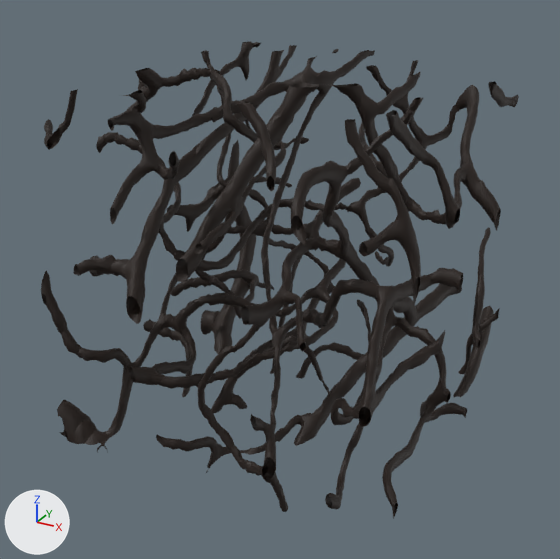
An edit to the glTF model docs/data/mesh/ground_segmentation.glb, drawn before and after from the same camera.
The view is the same before and after, from a 50 mm camera at (71.7, -115.0, 65.0) aimed at (14.4, -10.9, 13.0). Arrows for +X, +Y and +Z are at lower left; the lights stay in place. Where no turn or scale is listed for an object, it has been applied to the vertices.

Objects in the first picture: 'Volume', 'Volume.001'.
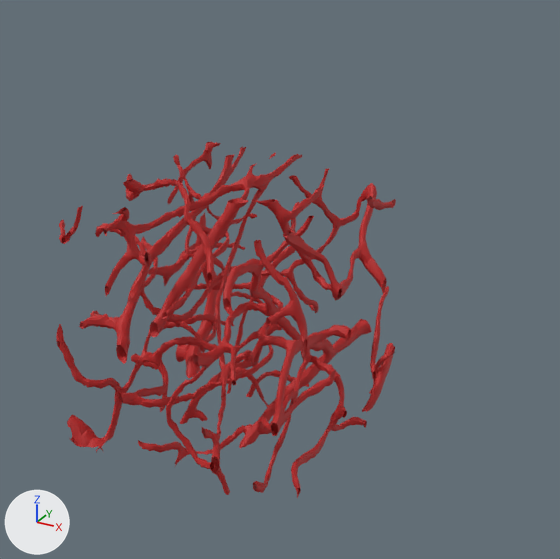
Pixel boxes (x1, y1, x2, y2) of what changed, in the pictures (560 x 559 px):
'Volume', recoloured, moved: before (41, 41, 519, 519); after (56, 142, 396, 498)
'Volume.001', deleted (black): before (453, 306, 500, 397)

The change, as a list of edits to the scene's bpy script:
```text
Change mat_default_obj:
    mat_default_obj.base_color: (0.012, 0.00461, 0.00164) -> (0.498, 0.015, 0.015)  # black #1d0f05 -> red #bb2121
Change ob_volume:
    ob_volume.location: (0.0, 0.0, 0.0) -> (-25.0, 25.0, -25.0)
Remove ob_volume_001:
    ob_volume_001 = bpy.data.objects.new('Volume.001', me_sample_gr_001)
    ob_volume_001.location = (0.0, 0.0, 0.0)
```
